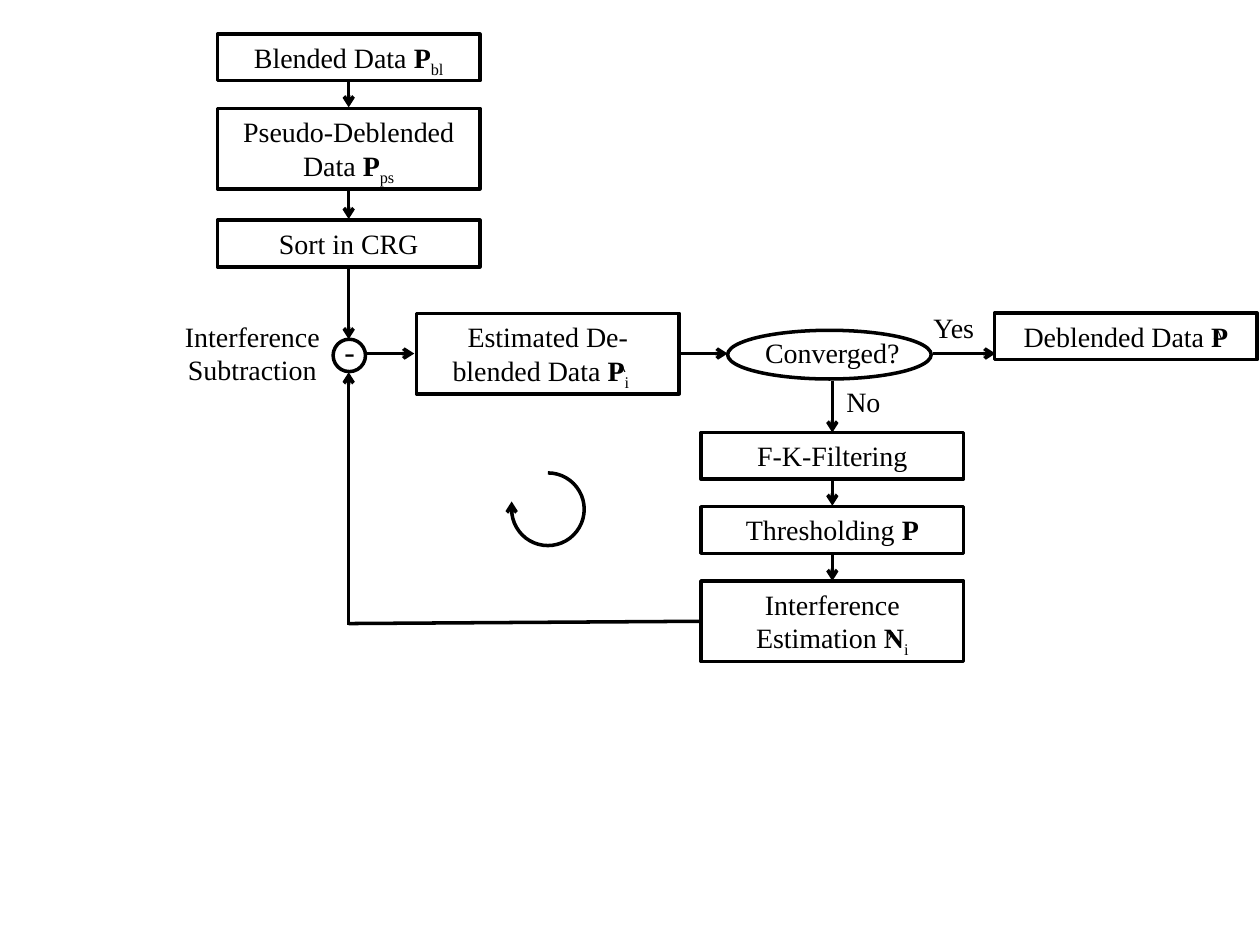
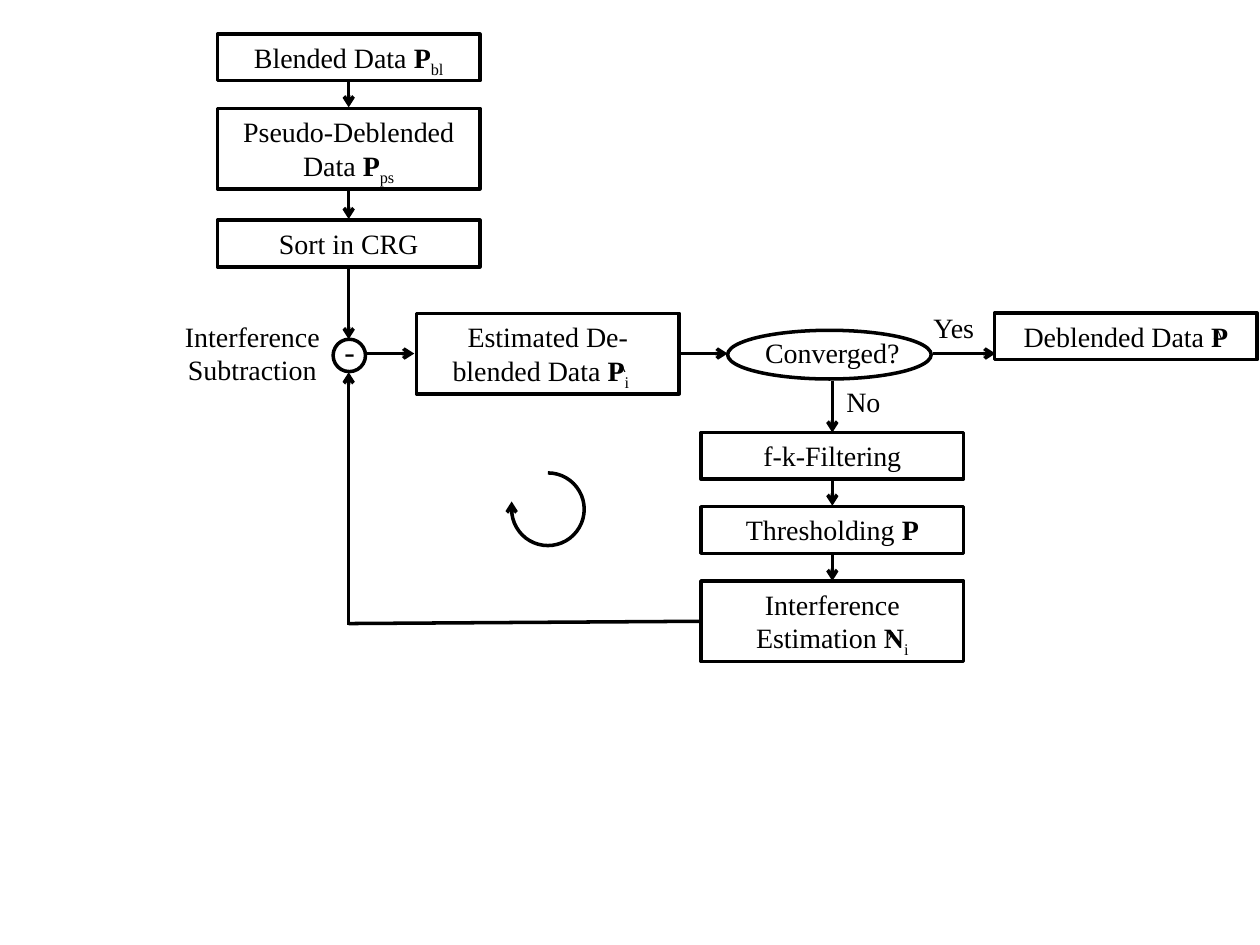
Before and after one commit to CReinicke1992/Thesis, a slide deck: slide 5 of Plots/Dawings.pptx. Drawn at 1260x945 pixels with LibreOffice and Linux fonts; fonts in the diff are those of the drawing. Boxes give left, top, right and bottom in pixels: in the first picture for what was removed or moved away, otherwise in the second. Text is boxed around its words. In the diff, an @@ line names an element or a change of style, - is before the commit and + after.

```diff
--- a/Plots/Dawings.pptx
+++ b/Plots/Dawings.pptx
@@ text in rectangle at [763, 446, 901, 472]: text changed @@
-F-K-Filtering
+f-k-Filtering
```
Also in this commit, not shown: 4 other files.
